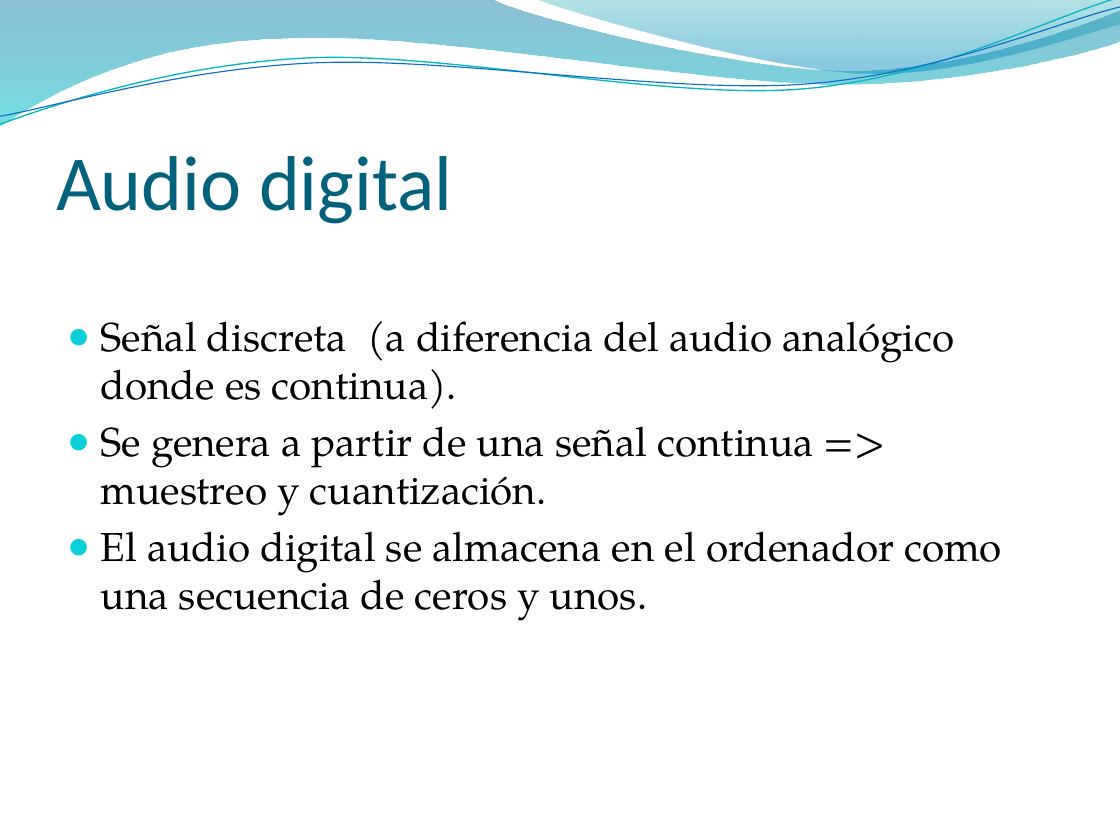
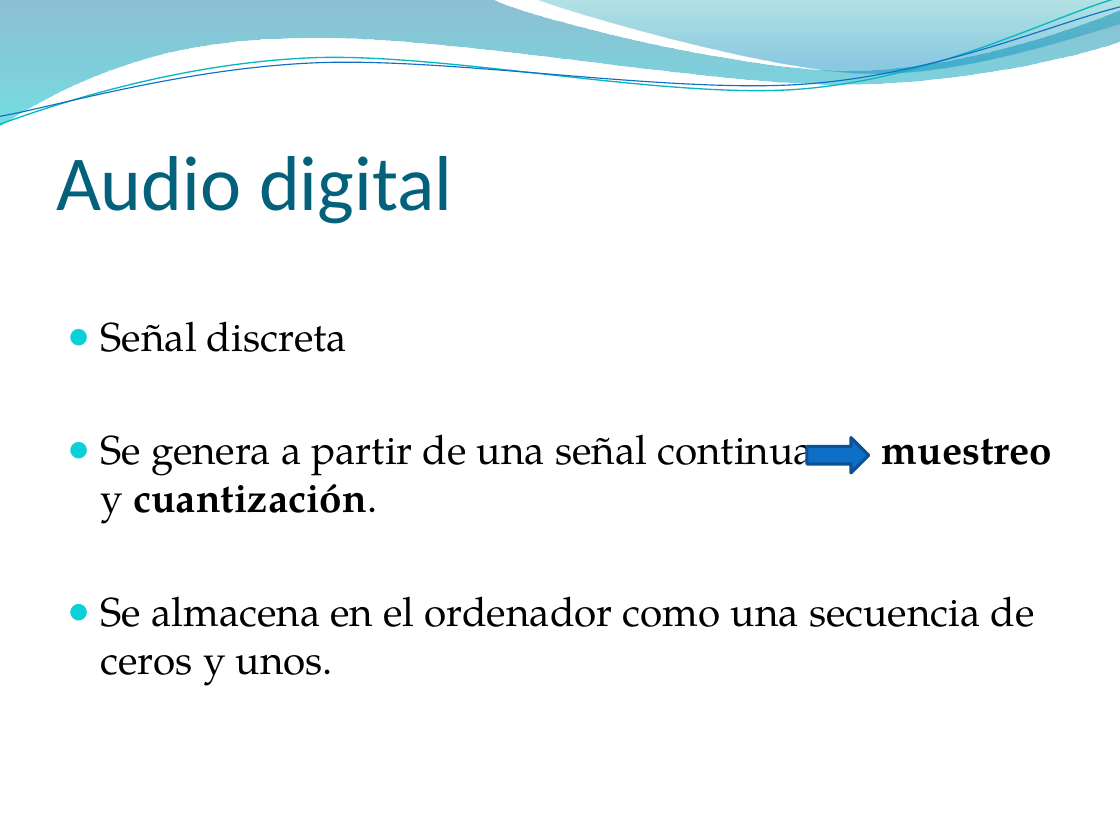
Before and after one commit to pasruiben/esteganografia-criptografia, a slide deck: slide 11 of doc/Ocultar datos en archivos de sonido.pptx (slide 8 before the commit). Drawn at 1120x840 pixels with LibreOffice and Linux fonts; fonts in the diff are those of the drawing; background and template pictures are left out. Boxes give left, top, right and bottom in pixels: in the first picture for what was removed or moved away, otherwise in the second. Text is boxed around its words. In the diff, an @@ line names an element or a change of style, - is before the commit and + after.

```diff
--- a/doc/Ocultar datos en archivos de sonido.pptx
+++ b/doc/Ocultar datos en archivos de sonido.pptx
@@ text at [101, 321, 1035, 686]: text changed @@
-● Señal discreta (a diferencia del audio analógico donde es continua).
-● Se genera a partir de una señal continua => muestreo y cuantización.
-● El audio digital se almacena en el ordenador como una secuencia de ceros y unos.
+● Señal discreta
+● Se genera a partir de una señal continua muestreo y cuantización.
+● Se almacena en el ordenador como una secuencia de ceros y unos.
@@ right arrow added at [806, 438, 868, 473], fill #0F6FC6, outline #0B5292 2 pt @@
```
Also in this commit, not shown: 16 other slides changed, 21 slides added.
